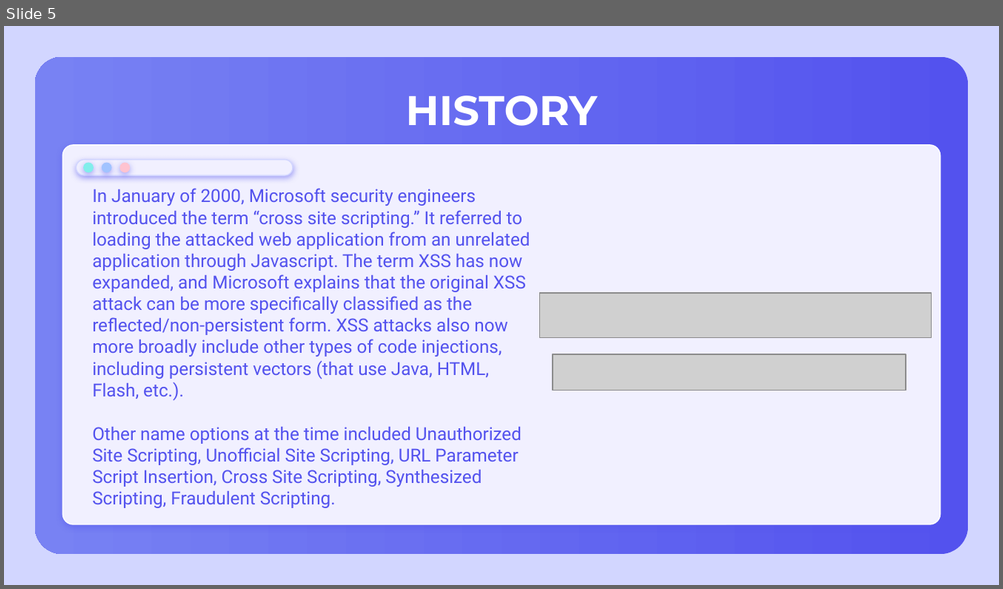
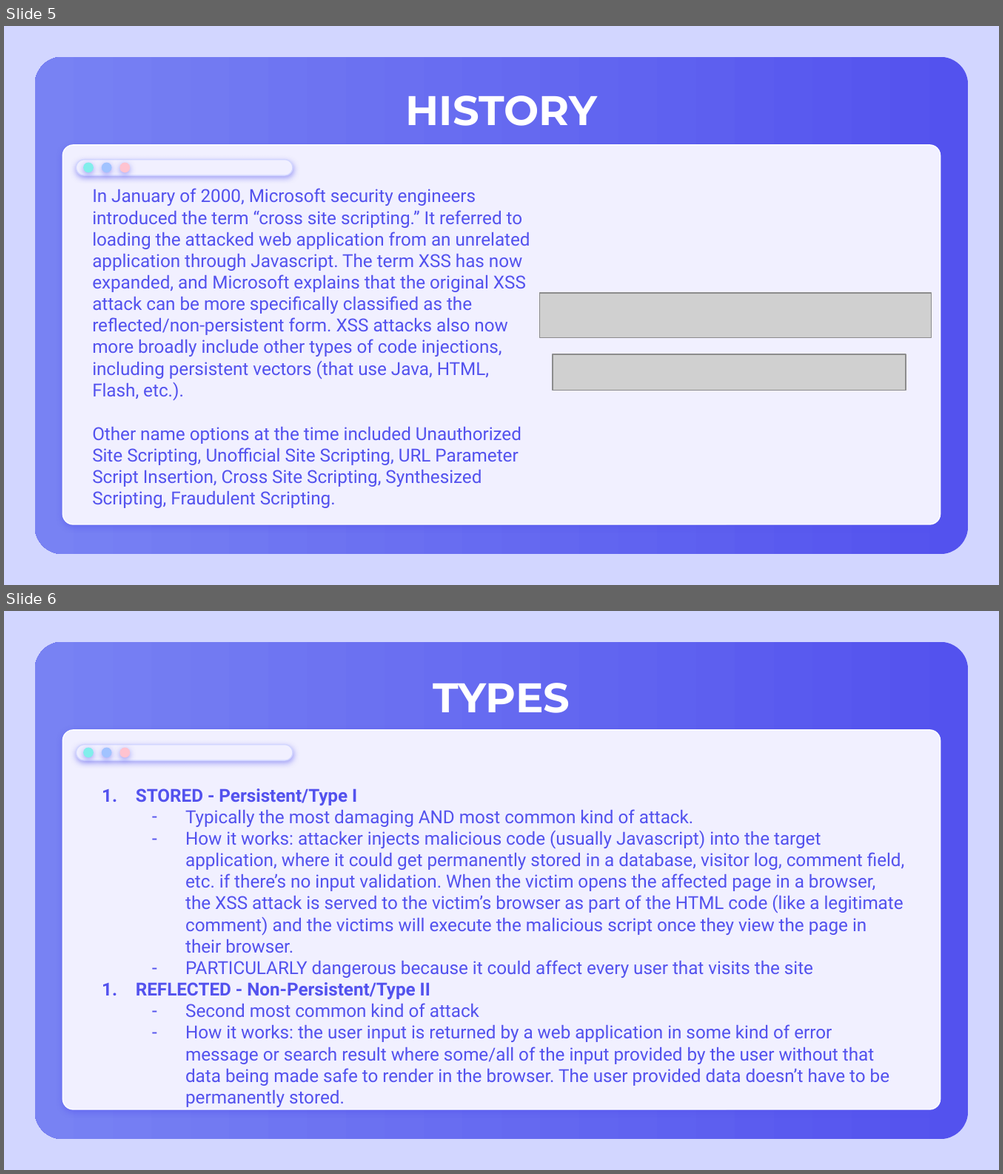
Before and after one commit to kszeto20/CyberFinalProject, a slide deck: Presentation/CyberXSSPresentation.pptx. Shown one above the other, each under a label of ours: slide 5 before the commit, slides 5 and 6 after it. The pictures are 1003x589 and 1003x1174 pixels, drawn with LibreOffice and Linux fonts; fonts in the diff are those of the drawing; grey boxes stand for pictures. Boxes give left, top, right and bottom in pixels: in the first picture for what was removed or moved away, otherwise in the second. Text is boxed around its words. In the diff, an @@ line names an element or a change of style, - is before the commit and + after.

```diff
--- a/Presentation/CyberXSSPresentation.pptx
+++ b/Presentation/CyberXSSPresentation.pptx
@@ slide 6 added at box(4, 611, 999, 1170), background #D2D6FF; not listed: 6 template elements that a slide beside it also shows @@
@@ title added at box(432, 683, 569, 713), 30 pt, text #FFFFFF, bold @@
+TYPES
@@ text added at box(136, 789, 905, 1108), 13 pt, text #5352EE @@
+1. STORED - Persistent/Type I
+– Typically the most damaging AND most common kind of attack.
+– How it works: attacker injects malicious code (usually Javascript) into the target application, where it could get permanently stored in a database, visitor log, comment field, etc. if there’s no input validation. When the victim opens the affected page in a browser, the XSS attack is served to the victim’s browser as part of the HTML code (like a legitimate comment) and the victims will execute the malicious script once they view the page in their browser.
+– PARTICULARLY dangerous because it could affect every user that visits the site
+1. REFLECTED - Non-Persistent/Type II
+– Second most common kind of attack
+– How it works: the user input is returned by a web application in some kind of error message or search result where some/all of the input provided by the user without that data being made safe to render in the browser. The user provided data doesn’t have to be permanently stored.
```
Also in this commit, not shown: 1 slide changed, 5 other slides added, 1 slide removed, 1 other file.
